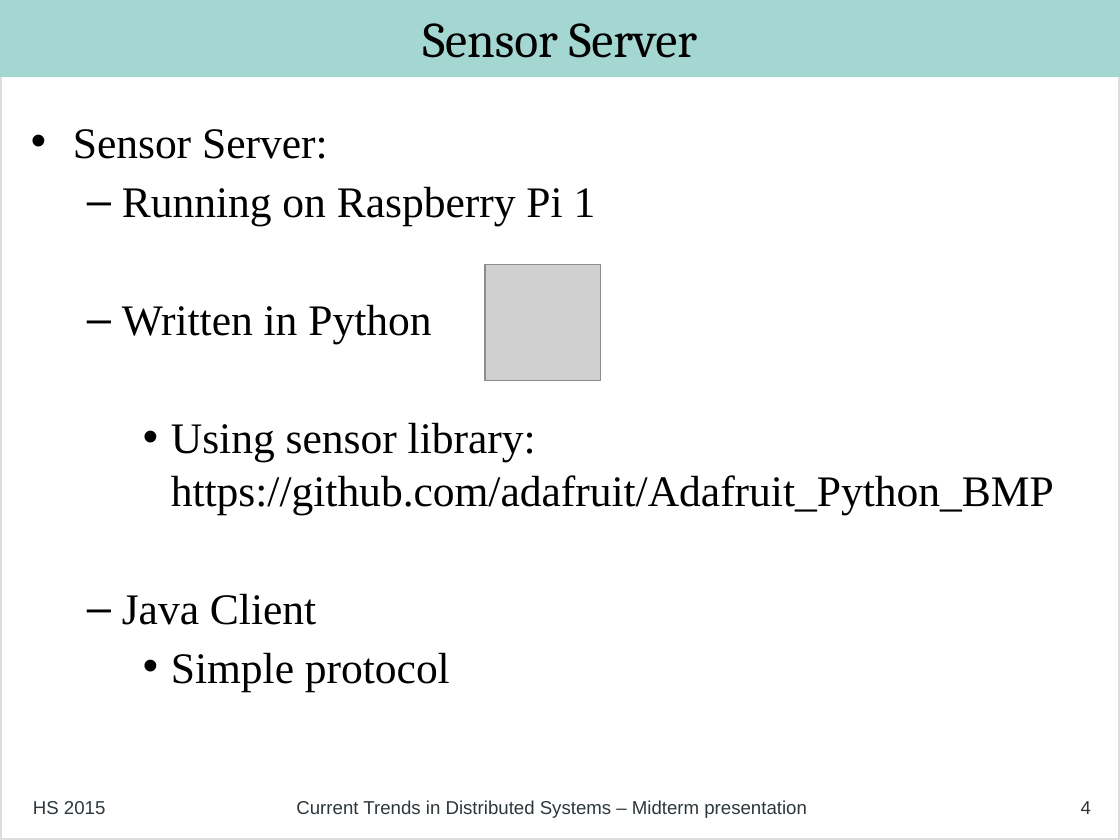
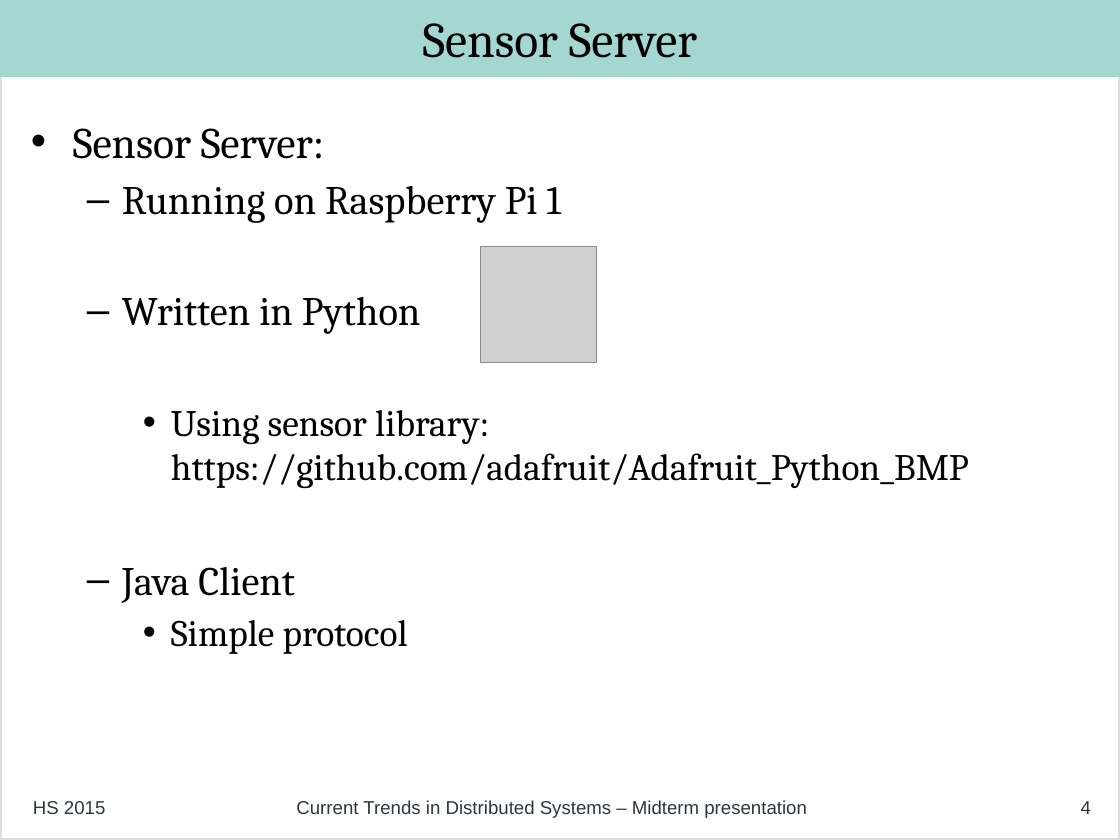
Before and after one commit to philipp-oldenburg/ctds-storm, a slide deck: slide 4 of Project-Weather-Station/Mid Term Presentation - Final.odp. Drawn at 1120x840 pixels with LibreOffice and Linux fonts; fonts in the diff are those of the drawing; grey boxes stand for pictures. Boxes give left, top, right and bottom in pixels: in the first picture for what was removed or moved away, otherwise in the second. Text is boxed around its words. In the diff, an @@ line names an element or a change of style, - is before the commit and + after.

Commit message:
a bit of formatting

```diff
--- a/Project-Weather-Station/Mid Term Presentation - Final.odp
+++ b/Project-Weather-Station/Mid Term Presentation - Final.odp
@@ text "Sensor Server:" at [73, 128, 969, 654]: font Times New Roman to Cambria; size 28 to 26 pt in "Running on Raspberry Pi 1", "Written in Python", "Java Client"; size 28 to 24 pt in "Using sensor library: https://github.com/adafruit/Adafruit_P ...", "Simple protocol" @@
@@ picture: place and size @@
-picture at [485, 264, 601, 381]
+picture at [480, 246, 597, 363]
```
Also in this commit, not shown: 5 other slides changed.
